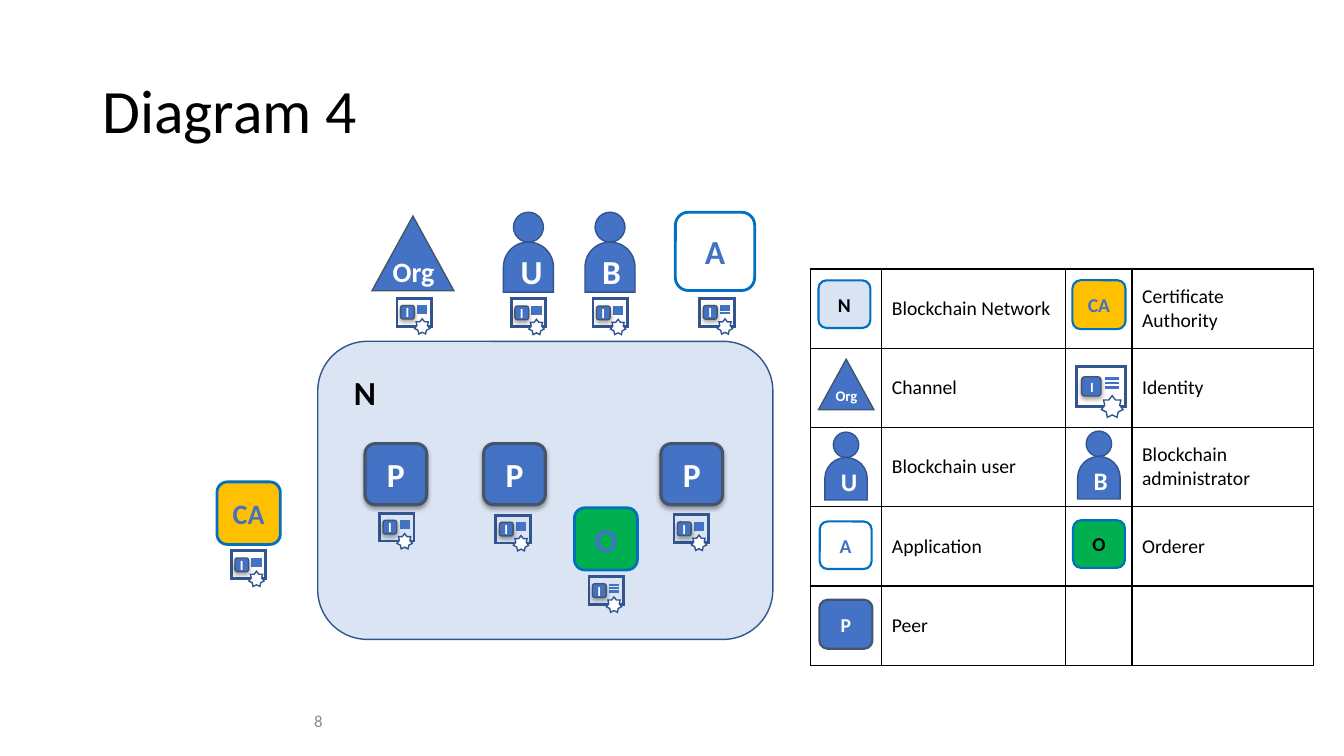
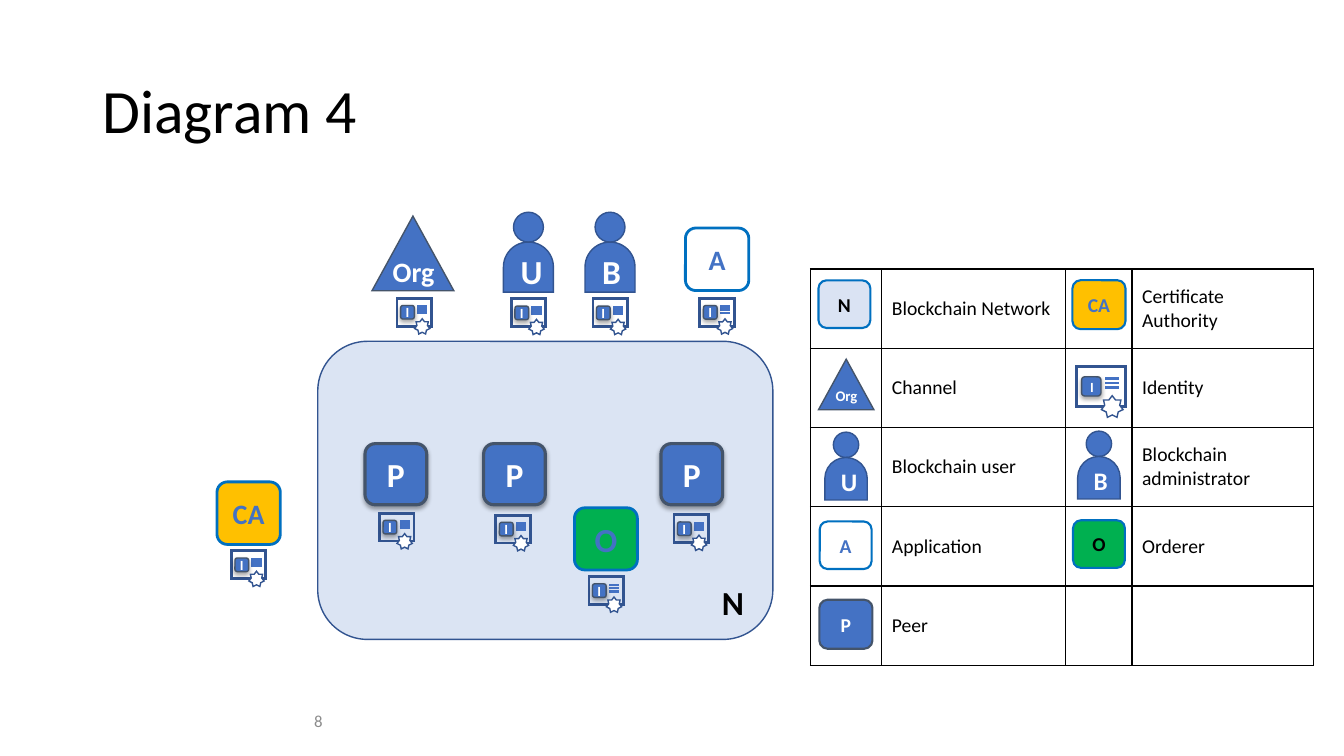
Before and after one commit to FabricTOC/FabricTOC, a slide deck: slide 8 of docs/OtherSourceMaterial/Diagrams.pptx. Drawn at 1344x756 pixels with LibreOffice and Linux fonts; fonts in the diff are those of the drawing. Boxes give left, top, right and bottom in pixels: in the first picture for what was removed or moved away, otherwise in the second. Text is boxed around its words. In the diff, an @@ line names an element or a change of style, - is before the commit and + after.

```diff
--- a/docs/OtherSourceMaterial/Diagrams.pptx
+++ b/docs/OtherSourceMaterial/Diagrams.pptx
@@ rounded rectangle "A" resized from (x1=676, y1=213, x2=755, y2=291) to (x1=686, y1=228, x2=749, y2=290) @@
@@ rounded rectangle "A" at (x1=686, y1=228, x2=749, y2=290): size 24 to 20 pt @@
@@ text "N" moved from (x1=354, y1=383, x2=376, y2=405) to (x1=722, y1=593, x2=744, y2=615) @@
```
Also in this commit, not shown: 2 other slides changed, 5 slides added, 1 other file.
